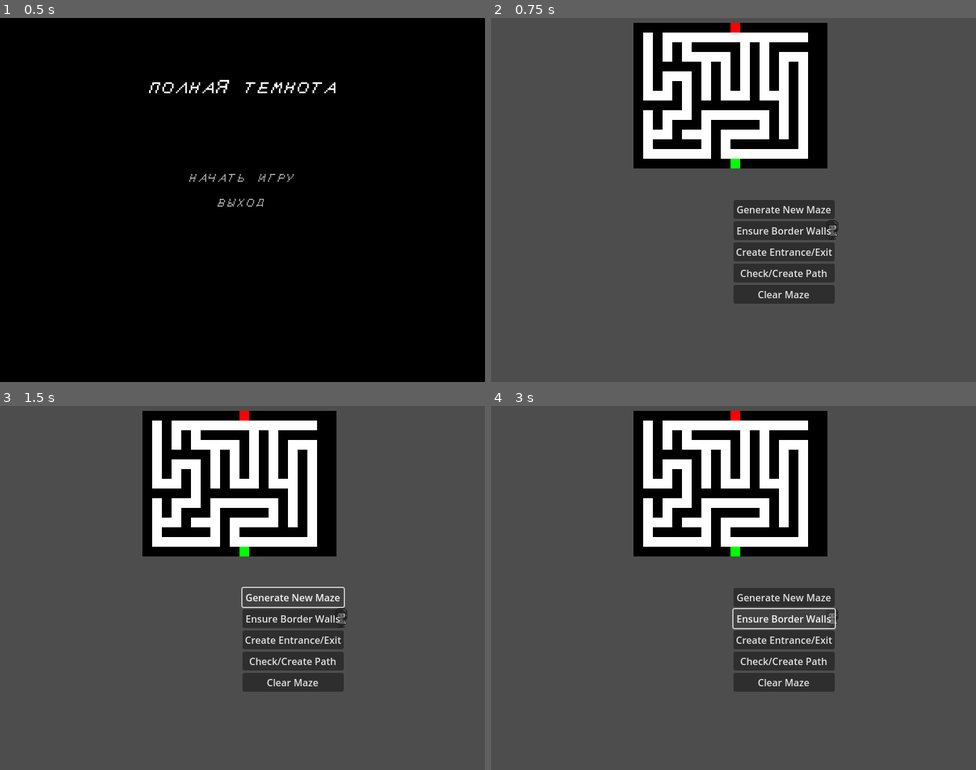
Above: before the commit, frames 1-4 (two rows, left to right).
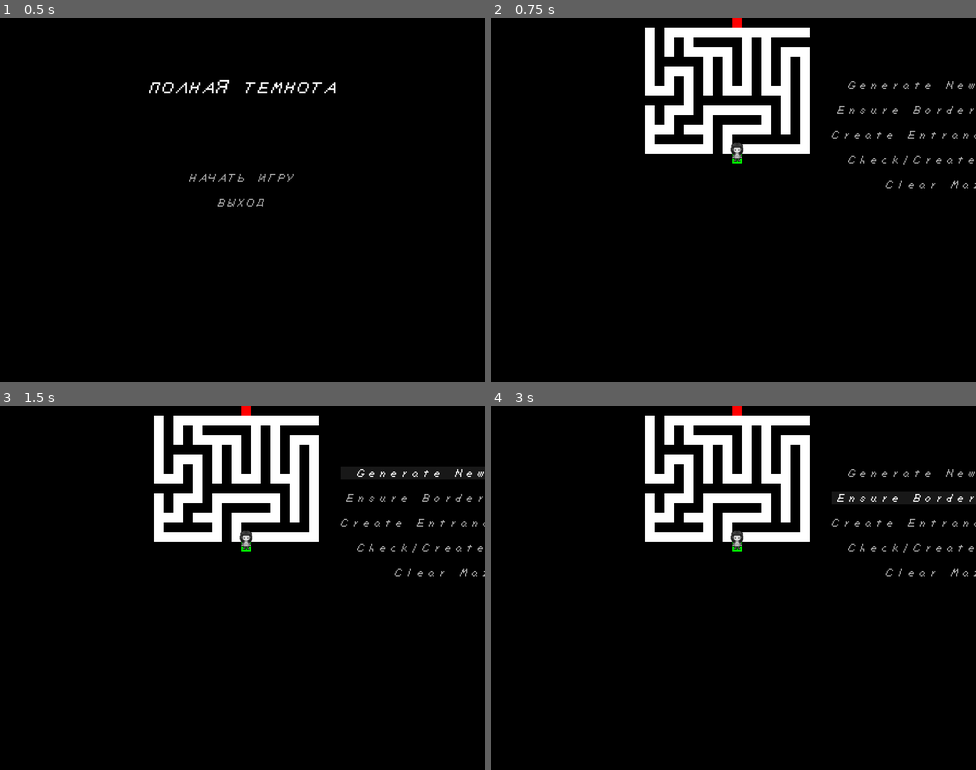
Above: after the commit, the same moments.

Repository: de43gy/complete-darkness-horror-to-pashtet-gamejam
Game: Godot game, scene res://scenes/ui/game_menu/game_menu.tscn
Two runs of this game, one before a commit and one after it. Both use one fixed random seed, a clock stepped at 60 frames per second and the inputs below.
Inputs:
- Up to frame 1 (0.5 s): no input
- Up to frame 2 (0.75 s): click "НАЧАТЬ ИГРУ" at 0.5 s
- Up to frame 3 (1.5 s): click "Generate New Maze" at 1.25 s
- Up to frame 4 (3 s): click "Generate New Maze" at 2 s; click "Ensure Border Walls" at 2.75 s

Frame 1 is identical in both runs. In frame 2, 88% of the frame differs, in the area x 0-100%, y 0-100%; in frame 3, 88%; in frame 4, 88%.

Commit message:
aligning the screen with the game

Diff:
--- a/scenes/main/game_scene/game_scene.tscn
+++ b/scenes/main/game_scene/game_scene.tscn
@@ -1,41 +1,48 @@
-[gd_scene load_steps=5 format=3 uid="uid://dsq1urcace0fi"]
+[gd_scene load_steps=6 format=3 uid="uid://dsq1urcace0fi"]
 
 [ext_resource type="Script" path="res://scenes/main/game_scene/game_scene.gd" id="1_7iugo"]
+[ext_resource type="Theme" uid="uid://li0igb4tcl4r" path="res://resources/themes/theme-main_menu.tres" id="1_proc0"]
 [ext_resource type="PackedScene" uid="uid://7vhvvro5wc3n" path="res://scenes/main/labyrinth/labyrinth.tscn" id="2_gryik"]
 [ext_resource type="PackedScene" uid="uid://bi0x8gx5yrxtq" path="res://scenes/ui/message_log/message_log.tscn" id="3_fguye"]
 [ext_resource type="PackedScene" uid="uid://b4fh2upqcbns8" path="res://scenes/ui/user_interface/user_interface.tscn" id="4_fu084"]
 
-[node name="GameScene" type="Control" groups=["game_scene"]]
-layout_mode = 3
-anchors_preset = 8
-anchor_left = 0.5
-anchor_top = 0.5
-anchor_right = 0.5
-anchor_bottom = 0.5
+[node name="GameScene" type="PanelContainer" groups=["game_scene"]]
+anchors_preset = 15
+anchor_right = 1.0
+anchor_bottom = 1.0
 grow_horizontal = 2
 grow_vertical = 2
 size_flags_horizontal = 3
 size_flags_vertical = 3
+theme = ExtResource("1_proc0")
 script = ExtResource("1_7iugo")
 
 [node name="HBoxContainer" type="HBoxContainer" parent="."]
-layout_mode = 1
-anchors_preset = 1
-anchor_left = 1.0
-anchor_right = 1.0
-offset_left = -5.0
-grow_horizontal = 0
+layout_mode = 2
+size_flags_horizontal = 4
+size_flags_vertical = 0
 
-[node name="VBoxContainer" type="VBoxContainer" parent="HBoxContainer"]
+[node name="CenterContainer" type="CenterContainer" parent="HBoxContainer"]
+layout_mode = 2
+size_flags_horizontal = 3
+
+[node name="VBoxContainer" type="VBoxContainer" parent="HBoxContainer/CenterContainer"]
 layout_mode = 2
 
-[node name="Labyrinth" parent="HBoxContainer/VBoxContainer" groups=["game_elements"] instance=ExtResource("2_gryik")]
-position = Vector2(0, -172)
-
-[node name="MessageLog" parent="HBoxContainer/VBoxContainer" groups=["game_elements"] instance=ExtResource("3_fguye")]
+[node name="Labyrinth" parent="HBoxContainer/CenterContainer/VBoxContainer" groups=["game_elements"] instance=ExtResource("2_gryik")]
+z_index = 1
 layout_mode = 2
 
-[node name="UserInterface" parent="HBoxContainer" instance=ExtResource("4_fu084")]
+[node name="MessageLog" parent="HBoxContainer/CenterContainer/VBoxContainer" groups=["game_elements"] instance=ExtResource("3_fguye")]
+custom_minimum_size = Vector2(320, 300)
+layout_mode = 2
+size_flags_vertical = 8
+
+[node name="MarginContainer" type="MarginContainer" parent="HBoxContainer"]
+layout_mode = 2
+size_flags_vertical = 0
+
+[node name="UserInterface" parent="HBoxContainer/MarginContainer" instance=ExtResource("4_fu084")]
 layout_mode = 2
 size_flags_horizontal = 6
 size_flags_vertical = 4
--- a/scenes/main/labyrinth/labyrinth.tscn
+++ b/scenes/main/labyrinth/labyrinth.tscn
@@ -3,24 +3,24 @@
 [ext_resource type="Script" path="res://scenes/main/labyrinth/labyrinth.gd" id="1_gf0v0"]
 [ext_resource type="Script" path="res://scenes/main/labyrinth/labyrinth_container.gd" id="3_5xhwg"]
 
-[node name="Labyrinth" type="Node2D"]
+[node name="Control" type="ColorRect"]
+custom_minimum_size = Vector2(320, 240)
+anchors_preset = 15
+anchor_right = 1.0
+anchor_bottom = 1.0
+offset_right = -480.0
+offset_bottom = -360.0
+grow_horizontal = 2
+grow_vertical = 2
+
+[node name="Labyrinth" type="Node2D" parent="."]
 script = ExtResource("1_gf0v0")
 
-[node name="LabyrinthContainer" type="ColorRect" parent="."]
+[node name="LabyrinthContainer" type="ColorRect" parent="Labyrinth"]
 custom_minimum_size = Vector2(320, 240)
-anchors_preset = 8
-anchor_left = 0.5
-anchor_top = 0.5
-anchor_right = 0.5
-anchor_bottom = 0.5
-offset_left = -160.0
-offset_top = -120.0
-offset_right = 160.0
-offset_bottom = 120.0
-grow_horizontal = 2
-grow_vertical = 2
-size_flags_horizontal = 4
-size_flags_vertical = 4
+offset_right = 320.0
+offset_bottom = 240.0
+size_flags_vertical = 0
 mouse_force_pass_scroll_events = false
 color = Color(0, 0, 0, 1)
 script = ExtResource("3_5xhwg")
--- a/scenes/ui/message_log/message_log.tscn
+++ b/scenes/ui/message_log/message_log.tscn
@@ -6,6 +6,8 @@
 clip_contents = false
 offset_right = 320.0
 offset_bottom = 300.0
+size_flags_horizontal = 4
+size_flags_vertical = 4
 bbcode_enabled = true
 scroll_active = false
 shortcut_keys_enabled = false
